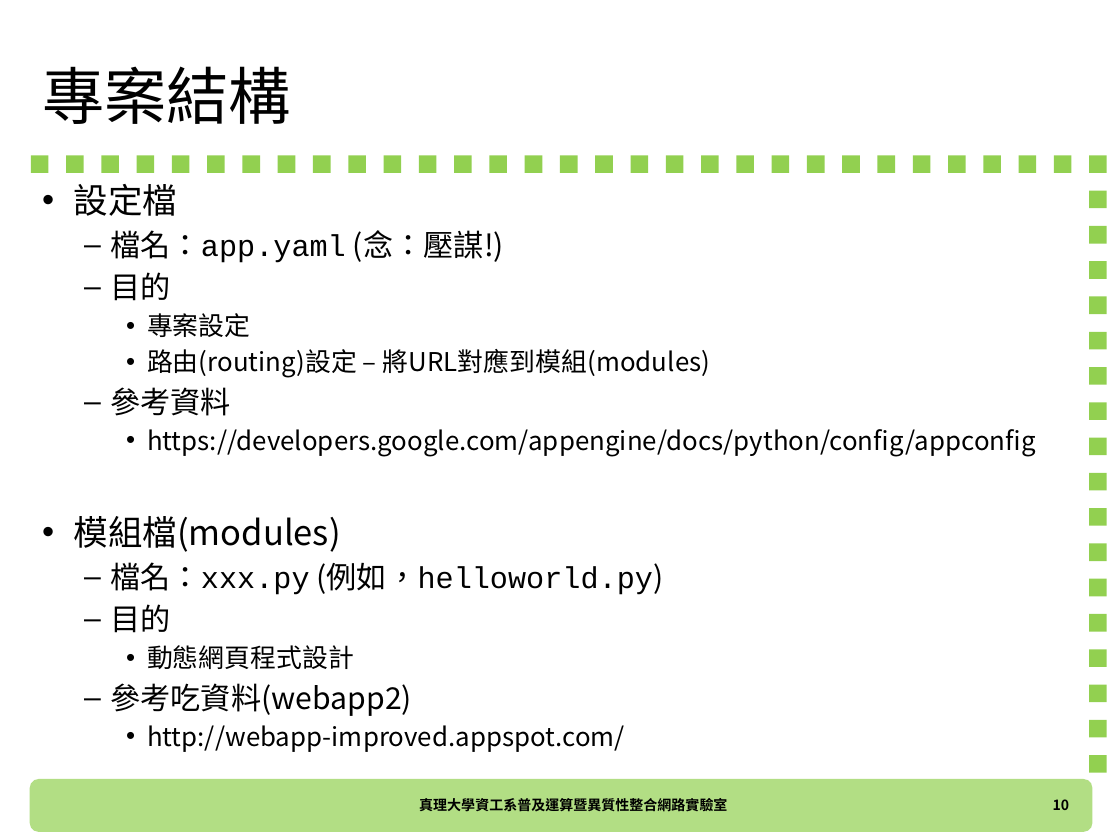
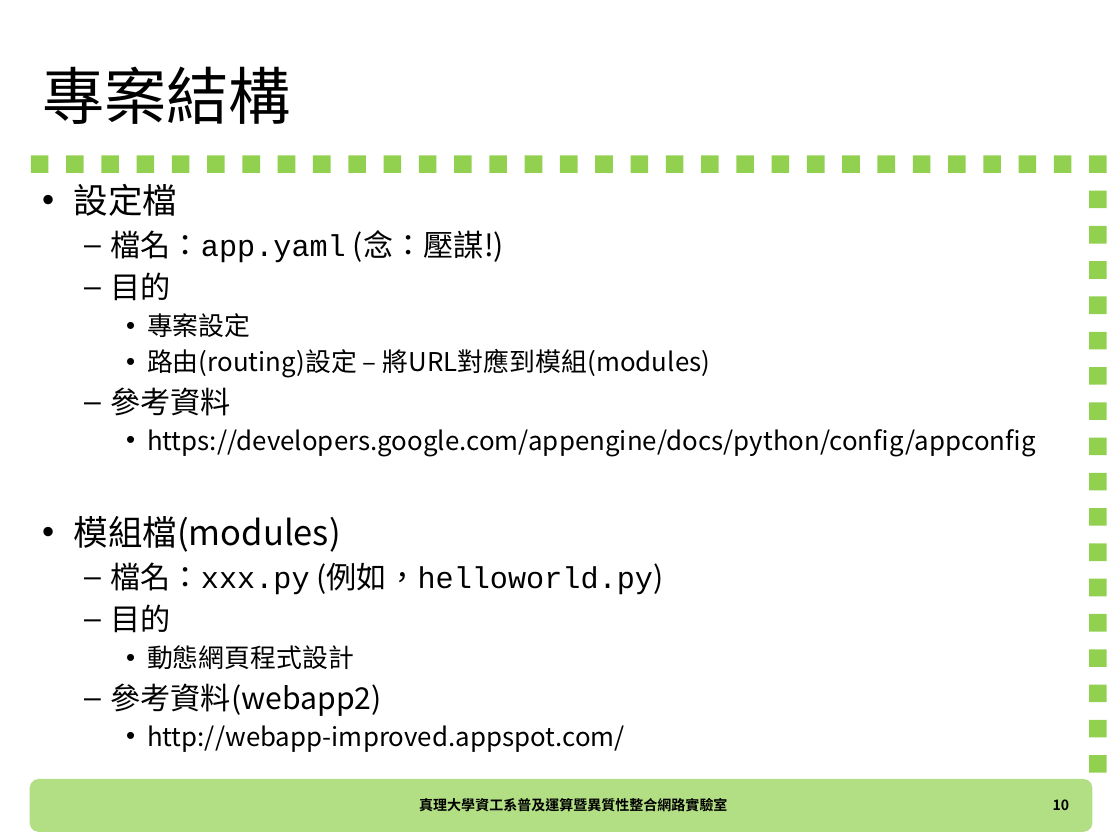
Before and after one commit to ellingtonsu/GAE_Python_Course, a slide deck: slide 10 of GAE_Python_01_HelloWorld_TW.pptx. Drawn at 1120x840 pixels with LibreOffice and Linux fonts; fonts in the diff are those of the drawing; background and template pictures are left out. Boxes give left, top, right and bottom in pixels: in the first picture for what was removed or moved away, otherwise in the second. Text is boxed around its words. In the diff, an @@ line names an element or a change of style, - is before the commit and + after.

```diff
--- a/GAE_Python_01_HelloWorld_TW.pptx
+++ b/GAE_Python_01_HelloWorld_TW.pptx
@@ text at [110,683,382,716]: text changed @@
-  – 參考吃資料(webapp2)
+  – 參考資料(webapp2)
```
Also in this commit, not shown: 5 other files.
